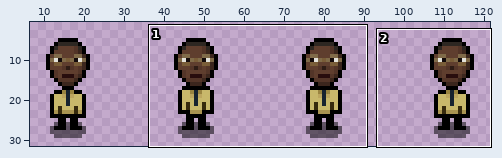
One commit to this sprite sheet: resources/textures/gus_sheet.png. The picture above shows the old version from afar; the outline marks the close-up.
Close-up. Before the commit:
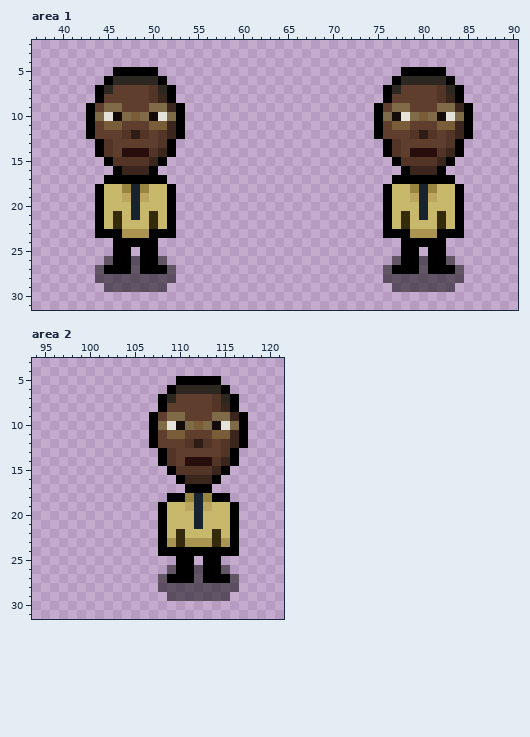
The file is 128x32 pixels. Shown: area 1: x 37..90, y 2..31; area 2: x 94..121, y 3..31. The wide view leaves out empty margins.
Once edited:
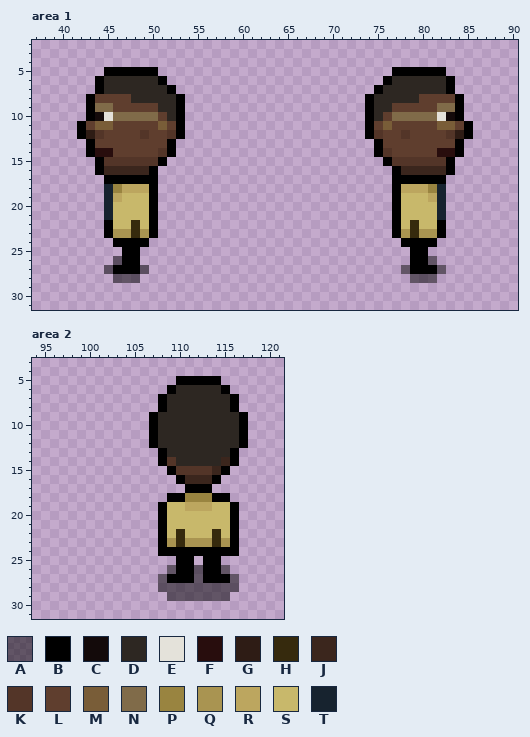
Palette (. is transparent): A #00000080  B #000000  C #130a0a  D #2d2722  E #e4e2da  F #280d0d  G #2e1c15  H #362a0d  J #3b261d  K #533528  L #5f3e2e  M #795d38  N #806b49  P #998440  Q #a99451  R #bca65f  S #c8b86b  T #17232f
Diff:
Area 1:
y 5: x 45 . -> B; x 77 . -> B
y 6: x 44..45 .B -> BD; x 76..77 .B -> BD
y 7: x 46..50 LLLLK -> DDDDD; x 75..76 .B -> BD; x 78..84 LLLLKDB -> DDDDDB.
y 8: x 43..44 .B -> BL; x 48..53 LLKJB. -> DDDDDB; x 74..79 ..BLLL -> BDDDDD; x 82..83 KJ -> LL
y 9: x 44 L -> N; x 46 N -> L; x 50..52 NNJ -> LDD; x 74..78 .BLNN -> BDDLL; x 84..85 JB -> B.
y 10: x 44 N -> C; x 46 C -> N; x 48 M -> N; x 50..52 CEN -> NLD; x 74..78 .BNCE -> BDLNN; x 80 M -> N; x 82..85 CENB -> ECB.
y 11: x 42..44 .BL -> BLM; x 46 M -> L; x 50 M -> L; x 52 J -> L; x 74..78 .BLMM -> BLMLL; x 84 J -> L
y 12: x 42..44 .BL -> BGK; x 47..48 KG -> LL; x 51..52 KJ -> LK; x 74..75 .B -> BK; x 78..81 LKGK -> KLLL; x 84 J -> G
y 13: x 43..45 .BK -> BLL; x 51 K -> L; x 75..77 .BK -> BLL; x 83 K -> L
y 14: x 43..45 .BK -> BFF; x 47..51 FFFKJ -> LLLLK; x 75..77 .BK -> BKL; x 79..83 FFFKJ -> LLLFF
y 15: x 44..45 .B -> BK; x 50 J -> K; x 76..77 .B -> BK; x 82 J -> K
y 16: x 44..46 ..B -> BJJ; x 77..78 .B -> BJ; x 82..83 B. -> JB
y 17: x 51 B -> .; x 83 B -> .
y 18: x 44..52 BSSPTPSSB -> .TPRRRB..; x 76..80 BSSPT -> .BRRR; x 82..84 SSB -> T..
y 19: x 44..52 BSSRTRSSB -> .TRSSSB..; x 76..77 BS -> .B; x 79..80 RT -> SS; x 82..84 SSB -> T..
y 20: x 44..45 BS -> .T; x 48 T -> S; x 50..52 SSB -> B..; x 76..77 BS -> .B; x 80 T -> S; x 82..84 SSB -> T..
y 21: x 44..46 BSH -> .TS; x 48 T -> S; x 50..52 HSB -> B..; x 76..78 BSH -> .BS; x 80 T -> S; x 82..84 HSB -> T..
y 22: x 44..46 BSH -> .BS; x 48 S -> H; x 50..52 HSB -> B..; x 76..79 BSHS -> .BSH; x 82..84 HSB -> B..
y 23: x 44 B -> .; x 46 B -> Q; x 48 Q -> H; x 51..52 BB -> ..; x 76 B -> .; x 78..79 BQ -> QH; x 83..84 BB -> ..
y 24: x 50 B -> .; x 82 B -> .
y 25: x 46 B -> .; x 48..50 .BB -> B..; x 78 B -> .; x 80..82 .BB -> B..
y 26: x 45..46 AB -> .A; x 48..51 ABBA -> B...; x 77..78 AB -> ..; x 80..83 ABBA -> BA..
y 27: x 44..45 AB -> .A; x 48..52 ABBBA -> BA...; x 76..78 ABB -> ..A; x 80 A -> B; x 82..84 BBA -> A..
y 28: x 44..45 AA -> ..; x 49..52 AAAA -> ....; x 76..78 AAA -> ...; x 82..84 AAA -> ...
y 29: x 45..51 AAAAAAA -> .......; x 77..83 AAAAAAA -> .......
Area 2:
y 7: x 110..114 LLLLK -> DDDDD
y 8: x 109..115 LLLLLKJ -> DDDDDDD
y 9: x 108..116 LNNLLLNNJ -> DDDDDDDDD
y 10: x 108..116 NECNMNCEN -> DDDDDDDDD
y 11: x 108..116 LMMLLLMMJ -> DDDDDDDDD
y 12: x 108..116 LLLKGKLKJ -> DDDDDDDDD
y 13: x 109..115 KLLLLLK -> DDDDDDD
y 14: x 110..114 LFFFK -> DDDDD
y 18: x 112 T -> P
y 19: x 112 T -> R
y 20..21: x 112 T -> S
Where, in picture pixels (left, top, right, bottom), the same in both close-ups:
changed: (77, 67, 185, 292)
changed: (365, 67, 473, 292)
changed: (158, 394, 239, 466)
changed: (194, 493, 203, 529)
